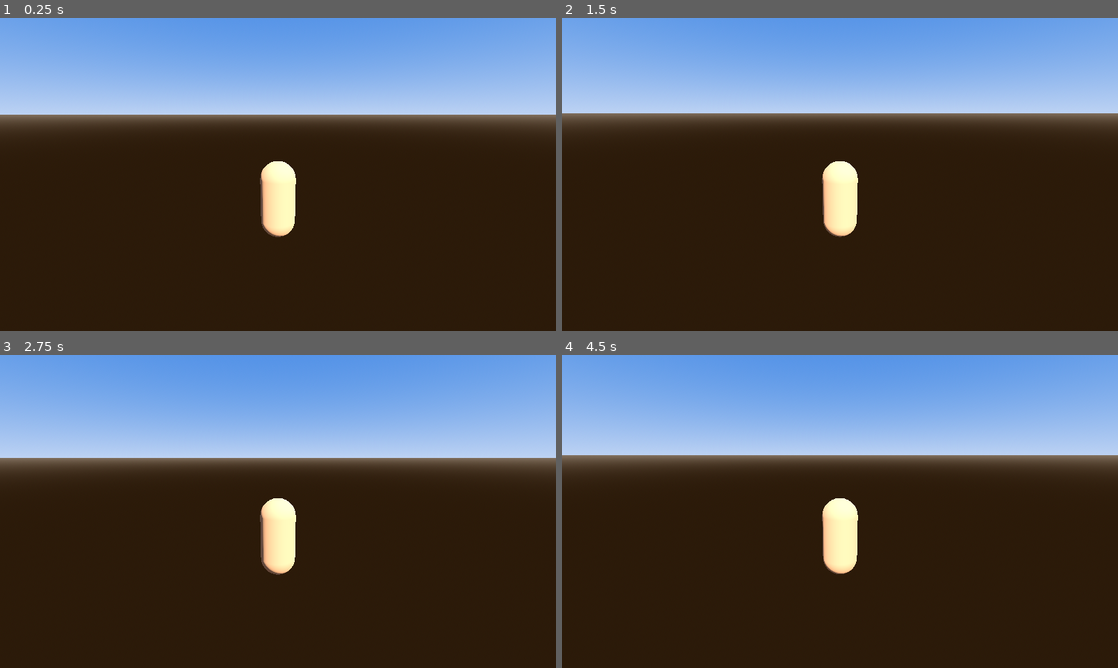
Above: before the commit, frames 1-4 (two rows, left to right).
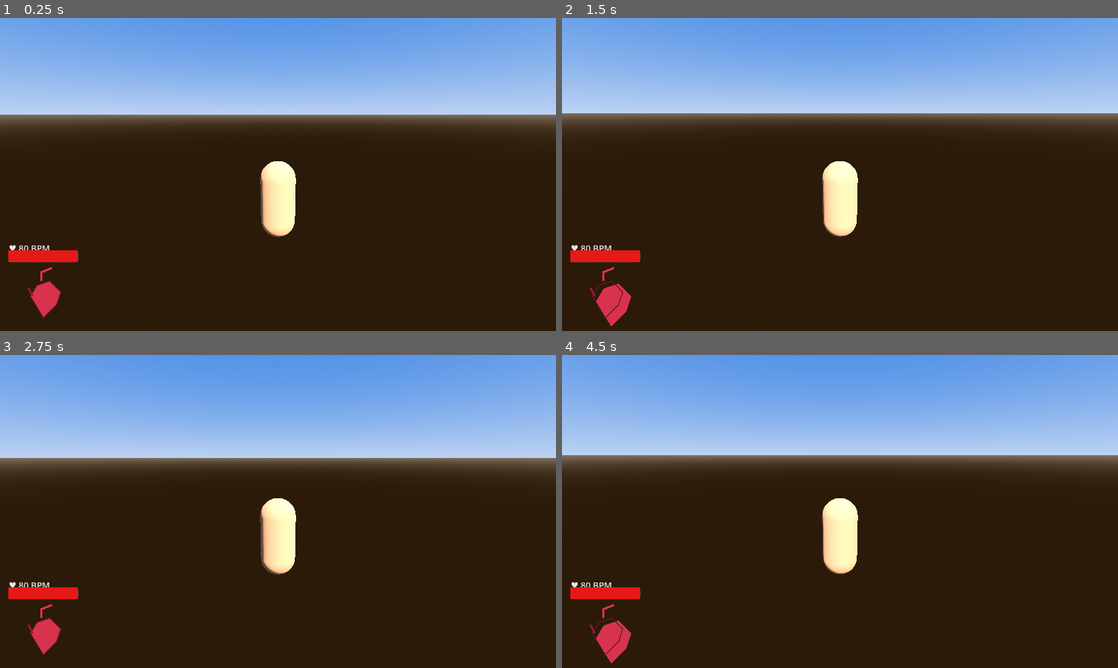
Above: after the commit, the same moments.

Repository: nem0nxt/athena-saga
Game: Godot game, scene res://scenes/main.tscn
The game is run twice, just before and just after one commit, with the same random seed, the same clock (stepped at 60 frames per second) and the same inputs.
Inputs (mouse positions are in pixels of both pictures, inside the frame that each line leads up to):
- Up to frame 1 (0.25 s): no input
- Up to frame 2 (1.5 s): tap Enter at 0.5 s; move the mouse to (867, 174) at 0.52 s; press the mouse at (867, 174) at 0.53 s; hold W (move_forward) from 0.53 s (still down); tap Space (jump) at 0.77, 1.25 s; move the mouse to (812, 174) at 1.27 s; release the mouse at (812, 174) at 1.28 s; click (812, 174) at 1.35 s
- Up to frame 3 (2.75 s): keep holding W (move_forward); tap Space (jump) at 1.52 s; tap Enter at 2 s; move the mouse to (289, 505) at 2.02 s; press the mouse at (289, 505) at 2.03 s
- Up to frame 4 (4.5 s): keep holding W (move_forward); tap Space (jump) at 2.75, 3.02, 3.77, 4.25 s; move the mouse to (834, 517) at 2.77 s; release the mouse at (834, 517) at 2.78 s; click (834, 517) at 2.85 s; tap Enter at 3.5 s; move the mouse to (878, 514) at 3.52 s; press the mouse at (878, 514) at 3.53 s; move the mouse to (795, 508) at 4.27 s; release the mouse at (795, 508) at 4.28 s; click (795, 508) at 4.35 s

The runs differ from the first frame. In frame 1, 1.0% of the frame differs, in the area x 1-15%, y 72-96%; in frame 2, 1.1%, in the area x 1-15%, y 72-99%; in frame 3, 1.0%; in frame 4, 1.1%.
Error before the commit: Invalid assignment of property or key 'polygon' with value of type 'PackedVector2Array' on a base object of type 'null instance'. (res://scripts/ui_heart_syste…

Commit message:
HeartUI: create all UI elements in code (no scene dependencies)

Diff:
--- a/scripts/ui_heart_system.gd
+++ b/scripts/ui_heart_system.gd
@@ -1,18 +1,16 @@
 extends Control
 class_name HeartSystemUI
 
-# Heart System UI - Shows anatomical heart and blood health bar
-# Position: Bottom-left corner
+# Heart System UI - Anatomical heart with blood health bar
+# Position: Bottom-left
 
-# References
-@onready var heart_container: Control = $HeartContainer
-@onready var arteries: Node2D = $HeartContainer/Arteries
-@onready var health_bar: ProgressBar = $HealthBar
-@onready var health_fill: ColorRect = $HealthBar/HealthFill
-@onready var bpm_label: Label = $BPMLabel
-
-# Heart shape will be accessed directly
+# References (created in code)
 var heart_shape: Polygon2D = null
+var heart_outline: Line2D = null
+var arteries_container: Node2D = null
+var health_bar: ProgressBar = null
+var health_fill: ColorRect = null
+var bpm_label: Label = null
 
 # Heart rate system
 var current_bpm: float = 80.0
@@ -23,23 +21,18 @@
 # Animation
 var beat_timer: float = 0.0
 var beat_scale: float = 1.0
-var beat_intensity: float = 0.0
 
 # Colors
-var HEART_COLOR: Color = Color(0.85, 0.2, 0.3, 1.0)  # Κόκκινη καρδιά
-var BLOOD_COLOR: Color = Color(0.9, 0.1, 0.1, 1.0)  # Σκούρο κόκκινο για blood bar
-var DANGER_COLOR: Color = Color(1.0, 0.2, 0.2, 1.0)  # Κίνδυνος
+var HEART_COLOR: Color = Color(0.85, 0.2, 0.3, 1.0)
+var BLOOD_COLOR: Color = Color(0.9, 0.1, 0.1, 1.0)
 
 func _ready() -> void:
 	add_to_group("heart_ui")
 	call_deferred("_setup_ui")
 
 func _setup_ui() -> void:
-	# Get heart_shape node directly
-	heart_shape = $HeartContainer/HeartShape
-	_draw_anatomical_heart()
-	setup_health_bar()
-	update_bpm_display()
+	_create_ui_elements()
+	_update_bpm_display()
 
 func _process(delta: float) -> void:
 	# Smooth BPM transition
@@ -53,107 +46,108 @@
 		beat_timer = 0.0
 		_beat()
 
-	# Animate heart scale (beat effect)
+	# Animate heart scale
 	beat_scale = lerp(beat_scale, 1.0, delta * 8.0)
-	_visualize_heart_beat(delta)
+
+	if heart_shape:
+		heart_shape.scale = Vector2(beat_scale, beat_scale)
 
 	# Update UI
-	update_bpm_display()
-	update_health_bar()
+	_update_bpm_display()
+	_update_health_bar()
 
-# Draw anatomical heart shape
-func _draw_anatomical_heart() -> void:
-	# Simplified anatomical heart shape (left side view)
+func _create_ui_elements() -> void:
+	var container = Control.new()
+	container.set_anchors_preset(Control.PRESET_BOTTOM_LEFT)
+	container.position = Vector2(20, -150)
+	container.size = Vector2(160, 130)
+	add_child(container)
+
+	# Create anatomical heart (left side view)
+	heart_shape = Polygon2D.new()
 	var heart_points = PackedVector2Array([
-		Vector2(30, 60),    # Bottom tip
-		Vector2(50, 40),    # Right side
-		Vector2(55, 25),    # Upper right
-		Vector2(40, 15),    # Top
-		Vector2(20, 20),    # Upper left (aorta area)
-		Vector2(10, 35),    # Left side
-		Vector2(30, 60),    # Back to bottom
+		Vector2(80, 120),   # Bottom tip
+		Vector2(110, 90),   # Right side
+		Vector2(120, 60),   # Upper right
+		Vector2(95, 35),    # Top
+		Vector2(65, 45),    # Upper left (aorta area)
+		Vector2(50, 70),    # Left side
+		Vector2(80, 120),   # Back to bottom
 	])
-
 	heart_shape.polygon = heart_points
 	heart_shape.color = HEART_COLOR
+	container.add_child(heart_shape)
 
-	# Draw outline
-	var outline = Line2D.new()
-	outline.points = heart_points
-	outline.width = 2.0
-	outline.default_color = Color(0.4, 0.1, 0.15, 1.0)
-	heart_shape.add_child(outline)
+	# Create outline
+	heart_outline = Line2D.new()
+	heart_outline.points = heart_points
+	heart_outline.width = 2.0
+	heart_outline.default_color = Color(0.4, 0.1, 0.15, 1.0)
+	container.add_child(heart_outline)
 
-	# Draw arteries/vessels
-	_draw_arteries()
+	# Create aorta
+	var aorta = Line2D.new()
+	aorta.points = [Vector2(75, 35), Vector2(75, 15), Vector2(100, 5)]
+	aorta.width = 5.0
+	aorta.default_color = HEART_COLOR
+	container.add_child(aorta)
 
-func _draw_arteries() -> void:
-	# Aorta (top)
-	var aorta = Line2D.new()
-	aorta.points = [Vector2(25, 15), Vector2(25, 5), Vector2(40, 0)]
-	aorta.width = 4.0
-	aorta.default_color = HEART_COLOR
-	arteries.add_child(aorta)
+	# Create vena cava
+	var vena_cava = Line2D.new()
+	vena_cava.points = [Vector2(55, 70), Vector2(45, 50)]
+	vena_cava.width = 4.0
+	vena_cava.default_color = Color(0.6, 0.1, 0.2, 1.0)
+	container.add_child(vena_cava)
 
-	# Vena cava (left side)
-	var vena_cava = Line2D.new()
-	vena_cava.points = [Vector2(12, 35), Vector2(5, 25)]
-	vena_cava.width = 3.0
-	vena_cava.default_color = Color(0.6, 0.1, 0.2, 1.0)
-	arteries.add_child(vena_cava)
+	# BPM Label
+	bpm_label = Label.new()
+	bpm_label.text = "♥ 80 BPM"
+	bpm_label.position = Vector2(0, -55)
+	bpm_label.add_theme_font_size_override("font_size", 20)
+	container.add_child(bpm_label)
 
-func _beat() -> void:
-	# Heart beat based on BPM
-	beat_scale = 1.15 + (current_bpm / 200.0) * 0.1
-
-	# Beat intensity increases with BPM
-	beat_intensity = clamp(current_bpm / 180.0, 0.0, 1.0)
-
-func _visualize_heart_beat(delta: float) -> void:
-	# Apply scale
-	heart_container.scale = Vector2(beat_scale, beat_scale)
-
-	# Pulsing glow effect for high BPM
-	if current_bpm > 120:
-		var glow_strength = (current_bpm - 120.0) / 80.0
-		heart_shape.modulate = Color(
-			HEART_COLOR.r + glow_strength * 0.1,
-			HEART_COLOR.g,
-			HEART_COLOR.b,
-			1.0
-		)
-
-func setup_health_bar() -> void:
+	# Health Bar (blood style)
+	health_bar = ProgressBar.new()
+	health_bar.position = Vector2(0, -35)
+	health_bar.size = Vector2(160, 15)
 	health_bar.min_value = 0.0
 	health_bar.max_value = max_heart_health
 	health_bar.value = heart_health
+	health_bar.show_percentage = false
 
-	# Style the health bar
+	health_fill = ColorRect.new()
 	health_fill.color = BLOOD_COLOR
+	health_fill.set_anchors_preset(Control.PRESET_FULL_RECT)
+	health_bar.add_child(health_fill)
 
-func update_health_bar() -> void:
-	health_bar.value = heart_health
+	container.add_child(health_bar)
 
-	# Color changes based on health
-	if heart_health > 60:
-		health_fill.color = BLOOD_COLOR
-	elif heart_health > 30:
-		health_fill.color = Color(0.8, 0.3, 0.1, 1.0)  # Orange-red
-	else:
-		health_fill.color = Color(0.5, 0.05, 0.05, 1.0)  # Dark red (critical)
+func _beat() -> void:
+	beat_scale = 1.15 + (current_bpm / 200.0) * 0.1
 
-func update_bpm_display() -> void:
-	bpm_label.text = "♥ %d BPM" % int(current_bpm)
+func _update_bpm_display() -> void:
+	if bpm_label:
+		bpm_label.text = "♥ %d BPM" % int(current_bpm)
 
-	# Warning color for high BPM
-	if current_bpm > 160:
-		bpm_label.modulate = Color(1.0, 0.3, 0.3, 1.0)  # Red warning
-	elif current_bpm > 120:
-		bpm_label.modulate = Color(1.0, 0.8, 0.3, 1.0)  # Yellow caution
-	else:
-		bpm_label.modulate = Color(0.9, 0.9, 0.9, 1.0)  # White normal
+		if current_bpm > 160:
+			bpm_label.modulate = Color(1.0, 0.3, 0.3, 1.0)
+		elif current_bpm > 120:
+			bpm_label.modulate = Color(1.0, 0.8, 0.3, 1.0)
+		else:
+			bpm_label.modulate = Color(0.9, 0.9, 0.9, 1.0)
 
-# Public API for game systems
+func _update_health_bar() -> void:
+	if health_bar and health_fill:
+		health_bar.value = heart_health
+
+		if heart_health > 60:
+			health_fill.color = BLOOD_COLOR
+		elif heart_health > 30:
+			health_fill.color = Color(0.8, 0.3, 0.1, 1.0)
+		else:
+			health_fill.color = Color(0.5, 0.05, 0.05, 1.0)
+
+# Public API
 func set_bpm(new_bpm: float) -> void:
 	target_bpm = clamp(new_bpm, 40.0, 200.0)
 
@@ -171,30 +165,15 @@
 		heart_health = 0
 		_on_heart_attack()
 
-	update_health_bar()
-
 func heal_heart(amount: float) -> void:
 	heart_health += amount
 	heart_health = clamp(heart_health, 0.0, max_heart_health)
-	update_health_bar()
 
-func get_bpm() -> float:
-	return current_bpm
-
-func get_heart_health() -> float:
-	return heart_health
+func is_dangerous_bpm() -> bool:
+	return current_bpm > 160.0
 
 func is_critical() -> bool:
 	return heart_health < 30.0
 
-func is_dangerous_bpm() -> bool:
-	return current_bpm > 160.0
-
 func _on_heart_attack() -> void:
-	# Triggered when heart health reaches 0
 	print("HEART ATTACK!")
-	# Visual feedback
-	beat_scale = 0.8
-	modulate = Color(1.0, 0.0, 0.0, 1.0)
-	await get_tree().create_timer(0.5).timeout
-	modulate = Color(1.0, 1.0, 1.0, 1.0)
